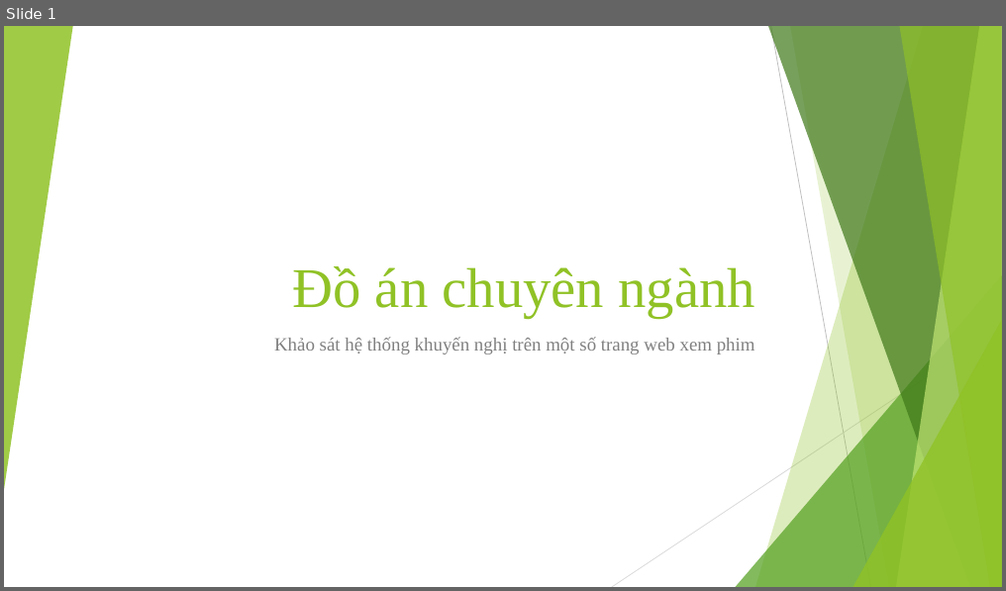
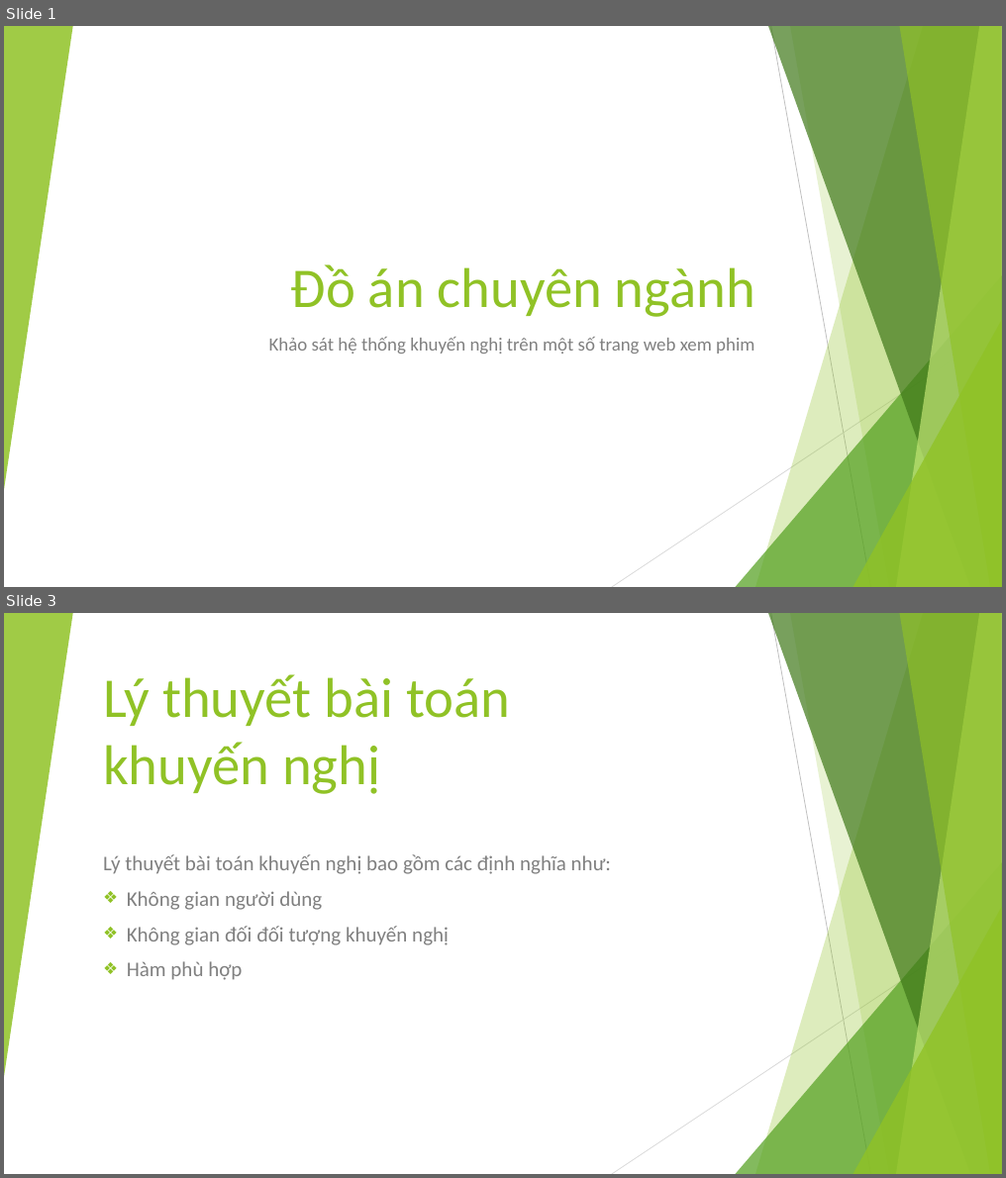
Before and after one commit to EdgarIgnite16/Specialized-Projects, a slide deck: DACN_ThuyetTrinh.pptx. Shown one above the other, each under a label of ours: slide 1 before the commit, slides 1 and 3 after it; the slides between them are not shown. The pictures are 1006x591 and 1006x1178 pixels, drawn with LibreOffice and Linux fonts; fonts in the diff are those of the drawing. Boxes give left, top, right and bottom in pixels: in the first picture for what was removed or moved away, otherwise in the second. Text is boxed around its words. In the diff, an @@ line names an element or a change of style, - is before the commit and + after.

```diff
--- a/DACN_ThuyetTrinh.pptx
+++ b/DACN_ThuyetTrinh.pptx
@@ slide 3 added at (4,613,1002,1174), background #FFFFFF; not listed: 10 template elements that a slide beside it also shows @@
@@ title added at (103,674,510,794), 54 pt, text #90C226 @@
+Lý thuyết bài toán khuyến nghị
@@ subtitle added at (103,855,611,980), 20 pt, text #808080 @@
+Lý thuyết bài toán khuyến nghị bao gồm các định nghĩa như:
+❖ Không gian người dùng
+❖ Không gian đối đối tượng khuyến nghị
+❖ Hàm phù hợp
@@ slide 1 changed as well @@
@@ title "Đồ án chuyên ngành" at (291,265,755,317): font Times New Roman to Calibri @@
@@ subtitle "Khảo sát hệ thống khuyến ..." at (269,337,754,354): font Times New Roman to Calibri @@
```
Also in this commit, not shown: 6 other slides added, 1 slide removed, 2 other files.
